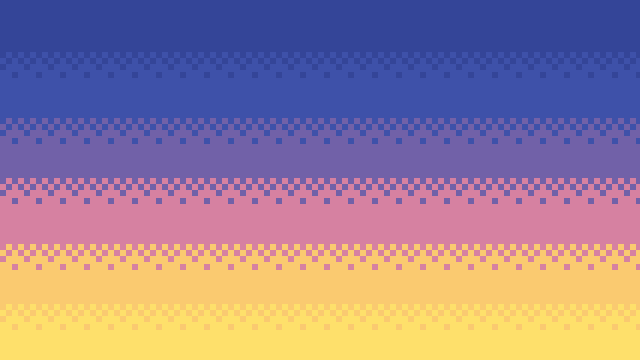
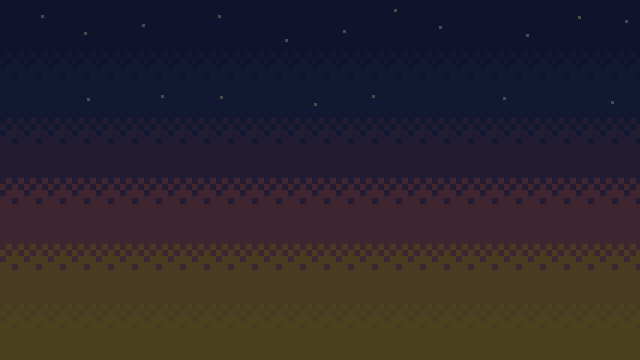
Layer changes from the first 640×360 image to the second:
added layer "Layer 4" (71%) above "Layer 3" over 0, 0, 640, 360
painted on "Layer 4 copy 3" over 41, 9, 628, 106
